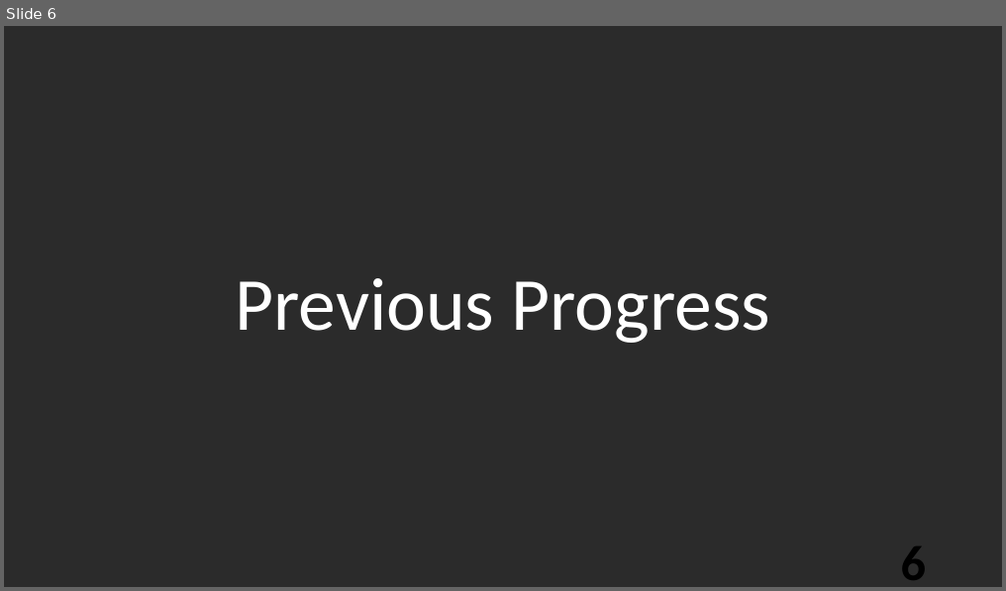
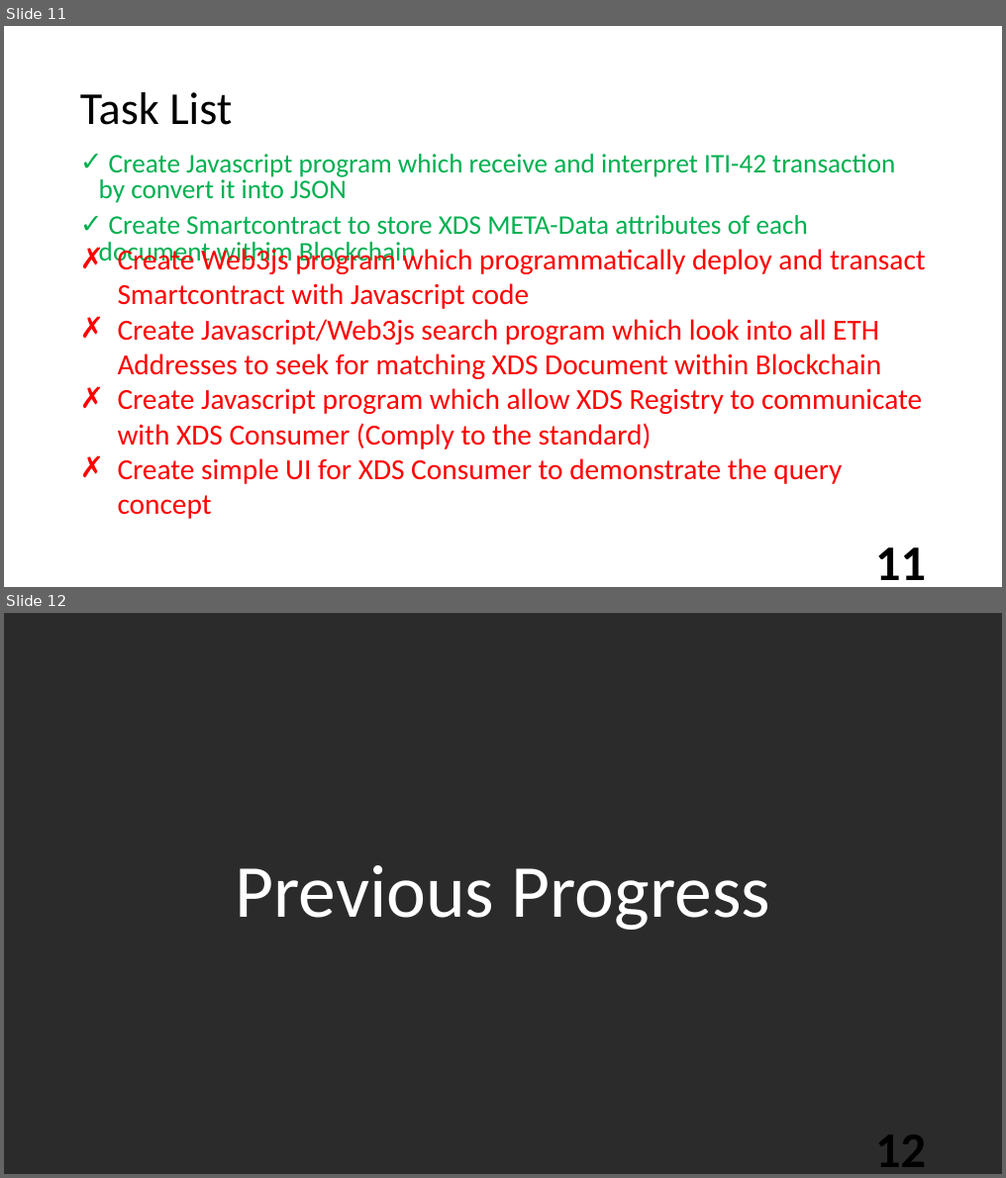
Before and after one commit to semiangel/XDSchain, a slide deck: Petch Progress 16-12-2019.pptm. Shown one above the other, each under a label of ours: slide 6 before the commit, slides 11 and 12 after it. The pictures are 1006x591 and 1006x1178 pixels, drawn with LibreOffice and Linux fonts; fonts in the diff are those of the drawing; background and template pictures are left out; a plain dark background stands for a picture behind light text. Boxes give left, top, right and bottom in pixels: in the first picture for what was removed or moved away, otherwise in the second. Text is boxed around its words. In the diff, an @@ line names an element or a change of style, - is before the commit and + after.

Commit message:
updatedPPt

```diff
--- a/Petch Progress 16-12-2019.pptm
+++ b/Petch Progress 16-12-2019.pptm
@@ slide 11 added at (4,26,1002,587), background picture (left out) @@
@@ title added at (80,92,232,125), 44 pt, text #000000 @@
+Task List
@@ text added at (99,154,895,267), 25.9 pt, text #00B050 @@
+✓ Create Javascript program which receive and interpret ITI-42 transaction by convert it into JSON
+✓ Create Smartcontract to store XDS META-Data attributes of each document withim Blockchain
@@ text added at (118,246,926,484), 28 pt, text #FF0000 @@
+✗ Create Web3js program which programmatically deploy and transact Smartcontract with Javascript code
+✗ Create Javascript/Web3js search program which look into all ETH Addresses to seek for matching XDS Document within Blockchain
+✗ Create Javascript program which allow XDS Registry to communicate with XDS Consumer (Comply to the standard)
+✗ Create simple UI for XDS Consumer to demonstrate the query concept
@@ page number added at (875,548,926,580), 48 pt, text #000000, bold @@
+11
@@ what was slide 6 is now slide 12 @@
@@ page number at (875,1135,926,1167): text changed @@
-6
+12
```
Also in this commit, not shown: 5 other slides added, 2 other files.
